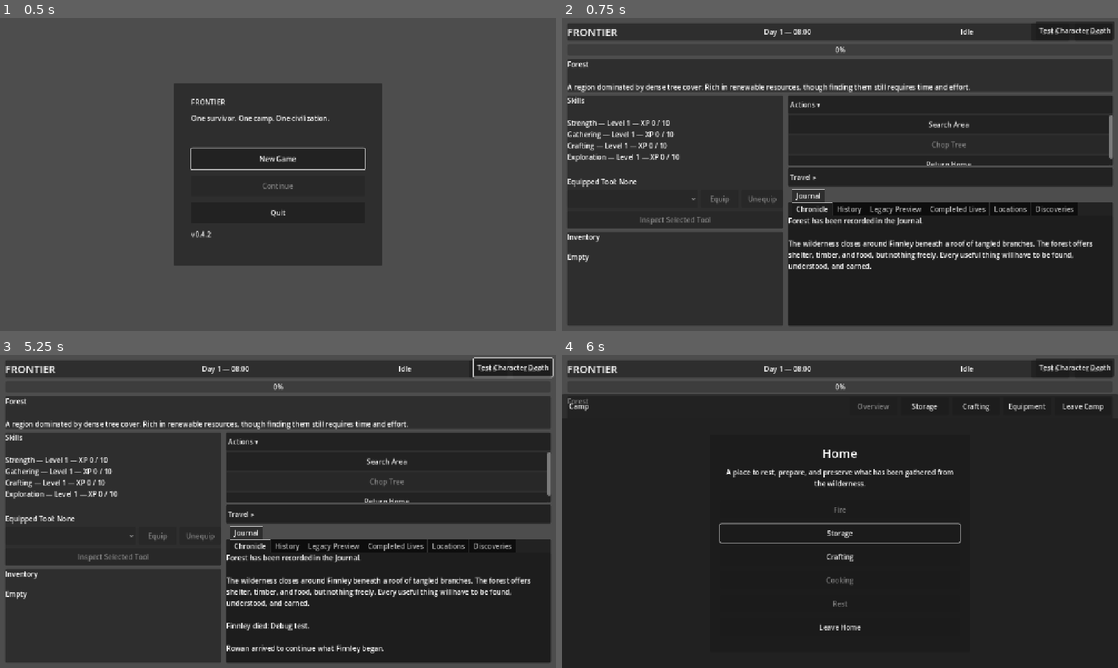
Above: before the commit, frames 1-4 (two rows, left to right).
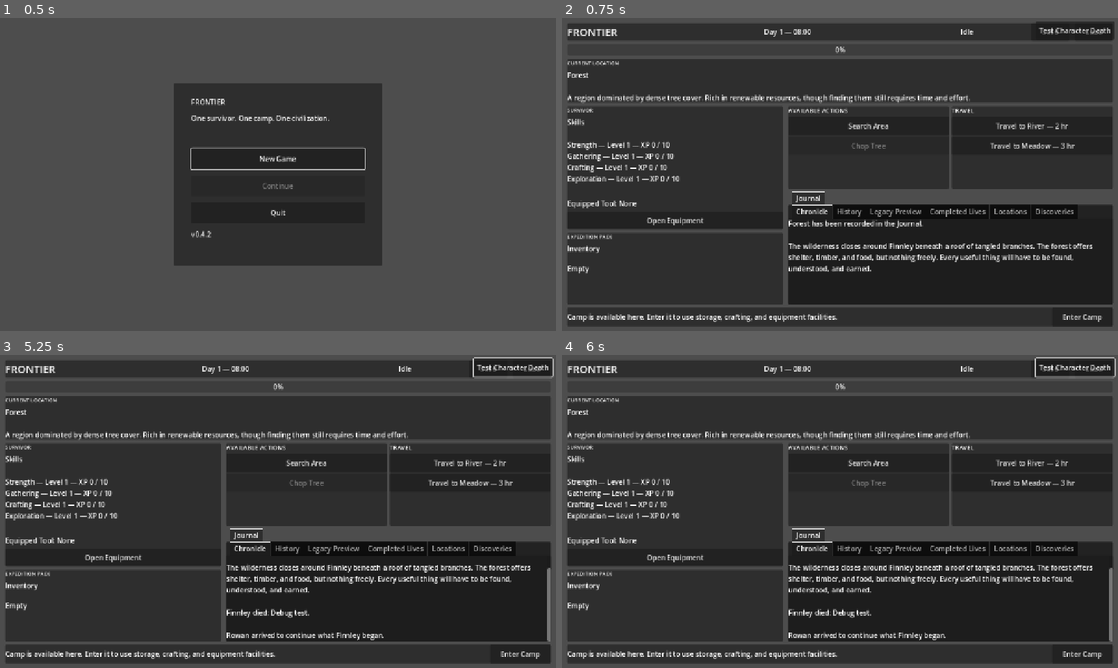
Above: after the commit, the same moments.

Repository: thegrundle-git/frontierthegame
Game: Godot game, scene res://scenes/ui/MainMenu.tscn
Two runs of this game, one before a commit and one after it. Both use one fixed random seed, a clock stepped at 60 frames per second and the inputs below.
Inputs (mouse positions are in pixels of both pictures, inside the frame that each line leads up to):
- Up to frame 1 (0.5 s): no input
- Up to frame 2 (0.75 s): click "New Game" at 0.5 s
- Up to frame 3 (5.25 s): click "Load" at 1.25 s; click (389, 442) at 2 s, where only the run before the commit has a clickable "Actions ▾"; click (111, 558) at 2.75 s, where only the run after the commit has a clickable "Open Equipment"; click (389, 514) at 3.5 s, where only the run before the commit has a clickable "Travel ▸"; click "Choose Successor" at 4.25 s; click "Continue as Rowan" at 5 s
- Up to frame 4 (6 s): click (951, 502) at 5.75 s, where only the run before the commit has a clickable "Return Home"

Frame 1 is identical in both runs. In frame 2, 13% of the frame differs, in the area x 1-99%, y 13-99%; in frame 3, 14%; in frame 4, 18%, in the area x 0-100%, y 0-100%.

Commit message:
v0.5.23-alpha1 - Add exploration interface foundation

Diff:
--- a/scenes/ui/GameUI.tscn
+++ b/scenes/ui/GameUI.tscn
@@ -83,6 +83,11 @@
 layout_mode = 2
 theme_override_constants/separation = 8
 
+[node name="LocationHeading" type="Label" parent="ScreenMargin/MainLayout/LocationPanel/LocationLayout"]
+layout_mode = 2
+theme_override_font_sizes/font_size = 12
+text = "CURRENT LOCATION"
+
 [node name="LocationLabel" type="Label" parent="ScreenMargin/MainLayout/LocationPanel/LocationLayout" unique_id=1013132934]
 unique_name_in_owner = true
 custom_minimum_size = Vector2(400, 0)
@@ -109,6 +114,11 @@
 [node name="SurvivorLayout" type="VBoxContainer" parent="ScreenMargin/MainLayout/MiddleRow/LeftColumn/SurvivorPanel" unique_id=379208463]
 layout_mode = 2
 theme_override_constants/separation = 8
+
+[node name="SurvivorHeading" type="Label" parent="ScreenMargin/MainLayout/MiddleRow/LeftColumn/SurvivorPanel/SurvivorLayout"]
+layout_mode = 2
+theme_override_font_sizes/font_size = 12
+text = "SURVIVOR"
 
 [node name="SkillsLabel" type="Label" parent="ScreenMargin/MainLayout/MiddleRow/LeftColumn/SurvivorPanel/SurvivorLayout" unique_id=512558822]
 unique_name_in_owner = true
@@ -125,36 +135,12 @@
 text = "Equipped Tool:
 None"
 
-[node name="EquipmentControls" type="HBoxContainer" parent="ScreenMargin/MainLayout/MiddleRow/LeftColumn/SurvivorPanel/SurvivorLayout" unique_id=578007027]
-layout_mode = 2
-theme_override_constants/separation = 6
-
-[node name="ToolSelector" type="OptionButton" parent="ScreenMargin/MainLayout/MiddleRow/LeftColumn/SurvivorPanel/SurvivorLayout/EquipmentControls" unique_id=1430706833]
+[node name="OpenEquipmentButton" type="Button" parent="ScreenMargin/MainLayout/MiddleRow/LeftColumn/SurvivorPanel/SurvivorLayout"]
 unique_name_in_owner = true
 custom_minimum_size = Vector2(0, 40)
 layout_mode = 2
-size_flags_horizontal = 3
-tooltip_text = "Choose an accessible tool to equip."
-
-[node name="EquipToolButton" type="Button" parent="ScreenMargin/MainLayout/MiddleRow/LeftColumn/SurvivorPanel/SurvivorLayout/EquipmentControls" unique_id=2056889999]
-unique_name_in_owner = true
-custom_minimum_size = Vector2(88, 40)
-layout_mode = 2
-tooltip_text = "Equip the selected tool."
-text = "Equip"
-
-[node name="UnequipToolButton" type="Button" parent="ScreenMargin/MainLayout/MiddleRow/LeftColumn/SurvivorPanel/SurvivorLayout/EquipmentControls" unique_id=145721423]
-unique_name_in_owner = true
-custom_minimum_size = Vector2(96, 40)
-layout_mode = 2
-tooltip_text = "Return the equipped tool to the pack."
-text = "Unequip"
-
-[node name="InspectToolButton" type="Button" parent="ScreenMargin/MainLayout/MiddleRow/LeftColumn/SurvivorPanel/SurvivorLayout"]
-unique_name_in_owner = true
-custom_minimum_size = Vector2(0, 40)
-layout_mode = 2
-text = "Inspect Selected Tool"
+tooltip_text = "Open the equipment workspace to inspect, equip, and maintain gear."
+text = "Open Equipment"
 
 [node name="InventoryPanel" type="PanelContainer" parent="ScreenMargin/MainLayout/MiddleRow/LeftColumn" unique_id=375295770]
 custom_minimum_size = Vector2(320, 150)
@@ -165,6 +151,11 @@
 layout_mode = 2
 theme_override_constants/separation = 8
 
+[node name="InventoryHeading" type="Label" parent="ScreenMargin/MainLayout/MiddleRow/LeftColumn/InventoryPanel/InventoryLayout"]
+layout_mode = 2
+theme_override_font_sizes/font_size = 12
+text = "EXPEDITION PACK"
+
 [node name="InventoryLabel" type="RichTextLabel" parent="ScreenMargin/MainLayout/MiddleRow/LeftColumn/InventoryPanel/InventoryLayout" unique_id=1901707611]
 unique_name_in_owner = true
 layout_mode = 2
@@ -177,9 +168,9 @@
 size_flags_stretch_ratio = 1.5
 theme_override_constants/separation = 6
 
-[node name="UpperRightRegion" type="VBoxContainer" parent="ScreenMargin/MainLayout/MiddleRow/RightColumn"]
-unique_name_in_owner = true
-custom_minimum_size = Vector2(0, 160)
+[node name="UpperRightRegion" type="HBoxContainer" parent="ScreenMargin/MainLayout/MiddleRow/RightColumn"]
+unique_name_in_owner = true
+custom_minimum_size = Vector2(0, 190)
 layout_mode = 2
 size_flags_vertical = 3
 size_flags_stretch_ratio = 4.0
@@ -188,21 +179,19 @@
 [node name="ActionsPanel" type="PanelContainer" parent="ScreenMargin/MainLayout/MiddleRow/RightColumn/UpperRightRegion" unique_id=1943840883]
 unique_name_in_owner = true
 layout_mode = 2
+size_flags_horizontal = 3
 size_flags_vertical = 3
 
 [node name="ActionsLayout" type="VBoxContainer" parent="ScreenMargin/MainLayout/MiddleRow/RightColumn/UpperRightRegion/ActionsPanel" unique_id=763711668]
 layout_mode = 2
 theme_override_constants/separation = 4
 
-[node name="ActionsToggleButton" type="Button" parent="ScreenMargin/MainLayout/MiddleRow/RightColumn/UpperRightRegion/ActionsPanel/ActionsLayout" unique_id=1942218701]
-unique_name_in_owner = true
-custom_minimum_size = Vector2(0, 42)
-layout_mode = 2
-size_flags_horizontal = 3
-focus_mode = 2
-tooltip_text = "Collapse Actions"
-text = "Actions ▾"
-alignment = 0
+[node name="ActionsHeading" type="Label" parent="ScreenMargin/MainLayout/MiddleRow/RightColumn/UpperRightRegion/ActionsPanel/ActionsLayout" unique_id=1942218701]
+unique_name_in_owner = true
+layout_mode = 2
+size_flags_horizontal = 3
+theme_override_font_sizes/font_size = 14
+text = "AVAILABLE ACTIONS"
 
 [node name="ActionsContentScroll" type="ScrollContainer" parent="ScreenMargin/MainLayout/MiddleRow/RightColumn/UpperRightRegion/ActionsPanel/ActionsLayout"]
 unique_name_in_owner = true
@@ -219,25 +208,22 @@
 [node name="TravelPanel" type="PanelContainer" parent="ScreenMargin/MainLayout/MiddleRow/RightColumn/UpperRightRegion" unique_id=1056504366]
 unique_name_in_owner = true
 layout_mode = 2
-size_flags_vertical = 0
+size_flags_horizontal = 3
+size_flags_vertical = 3
 
 [node name="TravelLayout" type="VBoxContainer" parent="ScreenMargin/MainLayout/MiddleRow/RightColumn/UpperRightRegion/TravelPanel" unique_id=1701085096]
 layout_mode = 2
 theme_override_constants/separation = 4
 
-[node name="TravelToggleButton" type="Button" parent="ScreenMargin/MainLayout/MiddleRow/RightColumn/UpperRightRegion/TravelPanel/TravelLayout" unique_id=1896659793]
-unique_name_in_owner = true
-custom_minimum_size = Vector2(0, 42)
-layout_mode = 2
-size_flags_horizontal = 3
-focus_mode = 2
-tooltip_text = "Expand Travel"
-text = "Travel ▸"
-alignment = 0
+[node name="TravelHeading" type="Label" parent="ScreenMargin/MainLayout/MiddleRow/RightColumn/UpperRightRegion/TravelPanel/TravelLayout" unique_id=1896659793]
+unique_name_in_owner = true
+layout_mode = 2
+size_flags_horizontal = 3
+theme_override_font_sizes/font_size = 14
+text = "TRAVEL"
 
 [node name="TravelContentScroll" type="ScrollContainer" parent="ScreenMargin/MainLayout/MiddleRow/RightColumn/UpperRightRegion/TravelPanel/TravelLayout"]
 unique_name_in_owner = true
-visible = false
 layout_mode = 2
 size_flags_vertical = 3
 horizontal_scroll_mode = 0
@@ -247,6 +233,28 @@
 layout_mode = 2
 size_flags_horizontal = 3
 theme_override_constants/separation = 4
+
+[node name="HomeAccessPanel" type="PanelContainer" parent="ScreenMargin/MainLayout"]
+unique_name_in_owner = true
+visible = false
+layout_mode = 2
+
+[node name="HomeAccessLayout" type="HBoxContainer" parent="ScreenMargin/MainLayout/HomeAccessPanel"]
+layout_mode = 2
+theme_override_constants/separation = 12
+
+[node name="HomeAccessText" type="Label" parent="ScreenMargin/MainLayout/HomeAccessPanel/HomeAccessLayout"]
+layout_mode = 2
+size_flags_horizontal = 3
+text = "Camp is available here. Enter it to use storage, crafting, and equipment facilities."
+autowrap_mode = 3
+
+[node name="EnterCampButton" type="Button" parent="ScreenMargin/MainLayout/HomeAccessPanel/HomeAccessLayout"]
+unique_name_in_owner = true
+custom_minimum_size = Vector2(140, 42)
+layout_mode = 2
+tooltip_text = "Enter the camp workspace."
+text = "Enter Camp"
 
 [node name="DetailTabs" type="TabContainer" parent="ScreenMargin/MainLayout/MiddleRow/RightColumn" unique_id=314125264]
 custom_minimum_size = Vector2(0, 260)
--- a/scripts/ui/GameUI.gd
+++ b/scripts/ui/GameUI.gd
@@ -3,7 +3,6 @@
 
 const INTERACTIVE_CONTROL_MINIMUM_HEIGHT := 42.0
 const EVENT_SEPARATOR := "────────────────────────"
-const ACCORDION_OPEN_MINIMUM_HEIGHT := 160.0
 
 
 
@@ -21,10 +20,7 @@
 @onready var inventory_label: RichTextLabel = %InventoryLabel
 @onready var skills_label: Label = %SkillsLabel
 @onready var tool_label: Label = %ToolLabel
-@onready var tool_selector: OptionButton = %ToolSelector
-@onready var equip_tool_button: Button = %EquipToolButton
-@onready var unequip_tool_button: Button = %UnequipToolButton
-@onready var inspect_tool_button: Button = %InspectToolButton
+@onready var open_equipment_button: Button = %OpenEquipmentButton
 @onready var equipment_ui: EquipmentUI = %EquipmentUI
 @onready var location_label: Label = %LocationLabel
 @onready var locations_log: RichTextLabel = %LocationsLog
@@ -39,13 +35,8 @@
 
 @onready var action_list: VBoxContainer = %ActionList
 @onready var travel_list: VBoxContainer = %TravelList
-@onready var upper_right_region: VBoxContainer = %UpperRightRegion
-@onready var actions_panel: PanelContainer = %ActionsPanel
-@onready var travel_panel: PanelContainer = %TravelPanel
-@onready var actions_content_scroll: ScrollContainer = %ActionsContentScroll
-@onready var travel_content_scroll: ScrollContainer = %TravelContentScroll
-@onready var actions_toggle_button: Button = %ActionsToggleButton
-@onready var travel_toggle_button: Button = %TravelToggleButton
+@onready var home_access_panel: PanelContainer = %HomeAccessPanel
+@onready var enter_camp_button: Button = %EnterCampButton
 
 @onready var event_overlay: CenterContainer = %EventOverlay
 @onready var event_title: Label = %EventTitle
@@ -61,31 +52,12 @@
 
 var world_action_buttons: Dictionary = {}
 var travel_buttons: Dictionary = {}
-var return_home_button: Button
-var actions_expanded: bool = true
-var travel_expanded: bool = false
 
 func _ready() -> void:
 	GameManager.game_ui = self
 
-	actions_toggle_button.pressed.connect(
-		_on_actions_toggle_pressed
-	)
-
-	travel_toggle_button.pressed.connect(
-		_on_travel_toggle_pressed
-	)
-
-	_update_accordion_visual_state()
-
-	equip_tool_button.pressed.connect(
-		_on_equip_tool_pressed
-	)
-
-	unequip_tool_button.pressed.connect(
-		_on_unequip_tool_pressed
-	)
-	inspect_tool_button.pressed.connect(_on_inspect_tool_pressed)
+	open_equipment_button.pressed.connect(_on_open_equipment_pressed)
+	enter_camp_button.pressed.connect(_on_enter_camp_pressed)
 	equipment_ui.equipment_repaired.connect(
 		_on_equipment_repaired
 	)
@@ -233,71 +205,6 @@
 	get_viewport().set_input_as_handled()
 
 
-func _on_actions_toggle_pressed() -> void:
-	actions_expanded = not actions_expanded
-
-	if actions_expanded:
-		travel_expanded = false
-
-	_update_accordion_visual_state()
-
-
-func _on_travel_toggle_pressed() -> void:
-	travel_expanded = not travel_expanded
-
-	if travel_expanded:
-		actions_expanded = false
-
-	_update_accordion_visual_state()
-
-
-func _update_accordion_visual_state() -> void:
-	actions_content_scroll.visible = actions_expanded
-	travel_content_scroll.visible = travel_expanded
-	actions_panel.size_flags_vertical = (
-		Control.SIZE_EXPAND_FILL
-		if actions_expanded
-		else Control.SIZE_SHRINK_BEGIN
-	)
-	travel_panel.size_flags_vertical = (
-		Control.SIZE_EXPAND_FILL
-		if travel_expanded
-		else Control.SIZE_SHRINK_BEGIN
-	)
-
-	actions_toggle_button.text = (
-		"Actions ▾" if actions_expanded else "Actions ▸"
-	)
-	actions_toggle_button.tooltip_text = (
-		"Collapse Actions"
-		if actions_expanded
-		else "Expand Actions"
-	)
-
-	travel_toggle_button.text = (
-		"Travel ▾" if travel_expanded else "Travel ▸"
-	)
-	travel_toggle_button.tooltip_text = (
-		"Collapse Travel"
-		if travel_expanded
-		else "Expand Travel"
-	)
-
-	var has_open_section := (
-		actions_expanded or travel_expanded
-	)
-	upper_right_region.custom_minimum_size.y = (
-		ACCORDION_OPEN_MINIMUM_HEIGHT
-		if has_open_section
-		else 0.0
-	)
-	upper_right_region.size_flags_vertical = (
-		Control.SIZE_EXPAND_FILL
-		if has_open_section
-		else Control.SIZE_SHRINK_BEGIN
-	)
-
-
 func refresh_all() -> void:
 	update_survivor()
 	update_location()
@@ -307,6 +214,7 @@
 		equipment_ui.refresh()
 	update_world_action_buttons()
 	update_travel_buttons()
+	update_home_access()
 	update_locations_journal()
 	update_landmarks_journal()
 	update_history_journal()
@@ -398,40 +306,6 @@
 		action_list.add_child(button)
 		world_action_buttons[action.id] = button
 
-	return_home_button = Button.new()
-	return_home_button.name = "ReturnHomeButton"
-	return_home_button.text = "Return Home"
-	return_home_button.tooltip_text = (
-		"Return to the safety of home."
-	)
-	return_home_button.custom_minimum_size.y = (
-		INTERACTIVE_CONTROL_MINIMUM_HEIGHT
-	)
-	return_home_button.focus_mode = Control.FOCUS_ALL
-
-	return_home_button.pressed.connect(
-		_on_return_home_pressed
-	)
-
-	var civilization: CivilizationData = (
-		GameManager.current_civilization
-	)
-
-	var current_location: LocationData = (
-		GameManager.current_location
-	)
-
-	return_home_button.visible = (
-		civilization != null
-		and current_location != null
-		and current_location.id
-		== civilization.home_location_id
-	)
-
-	action_list.add_child(
-		return_home_button
-	)
-
 
 func build_travel_buttons() -> void:
 	for child: Node in travel_list.get_children():
@@ -512,6 +386,26 @@
 		location.display_name
 		+ "\n\n"
 		+ location.description
+	)
+
+
+func update_home_access() -> void:
+	var civilization: CivilizationData = GameManager.current_civilization
+	var location: LocationData = GameManager.current_location
+	var survivor: Survivor = GameManager.current_survivor
+	var is_at_home := (
+		civilization != null
+		and location != null
+		and location.id == civilization.home_location_id
+	)
+
+	home_access_panel.visible = is_at_home
+	enter_camp_button.disabled = (
+		not is_at_home
+		or survivor == null
+		or not survivor.can_act()
+		or ActionManager.is_busy
+		or WorldEventManager.has_pending_event()
 	)
 
 
@@ -594,14 +488,6 @@
 				+ tool_type
 				+ "."
 			)
-
-		if return_home_button != null:
-			return_home_button.disabled = (
-				not survivor_can_act
-				or
-				ActionManager.is_busy
-				or event_pending
-		)
 
 func update_travel_buttons() -> void:
 	var event_pending: bool = (
@@ -709,8 +595,7 @@
 
 	if survivor == null:
 		tool_label.text = "Equipped Tool: None"
-		_rebuild_tool_selector(null)
-		unequip_tool_button.disabled = true
+		open_equipment_button.disabled = true
 		return
 
 	var tool: ItemData = (
@@ -731,107 +616,20 @@
 			)
 		)
 
-	_rebuild_tool_selector(
-		survivor
-	)
-
-	unequip_tool_button.disabled = (
-		not survivor.can_act()
-		or
-		ActionManager.is_busy
-		or tool == null
-	)
-
-
-func _rebuild_tool_selector(
-	survivor: Survivor
-) -> void:
-	tool_selector.clear()
-
+	open_equipment_button.disabled = false
+
+
+func _on_open_equipment_pressed() -> void:
+	var survivor: Survivor = GameManager.current_survivor
 	if survivor == null:
-		tool_selector.disabled = true
-		equip_tool_button.disabled = true
-		inspect_tool_button.disabled = true
-		return
-
-	var available_tools: Array[ItemInstance] = []
-	var inventories: Array[FrontierInventory] = (
-		GameManager.get_accessible_crafting_inventories()
-	)
-	if survivor.equipped_tool_instance != null:
-		available_tools.append(survivor.equipped_tool_instance)
-
-	for inventory: FrontierInventory in inventories:
-		for instance: ItemInstance in inventory.equipment_instances:
-			if instance == null:
-				continue
-			var item: ItemData = instance.get_item_data()
-			if item != null and "tool" in item.tags:
-				available_tools.append(instance)
-
-	available_tools.sort_custom(
-		func(
-			first: ItemInstance,
-			second: ItemInstance
-		) -> bool:
-			var first_item: ItemData = first.get_item_data()
-			var second_item: ItemData = second.get_item_data()
-			if first_item == null or second_item == null:
-				return first.instance_id < second.instance_id
-			if first_item.display_name == second_item.display_name:
-				return first.instance_id < second.instance_id
-			return first_item.display_name < second_item.display_name
-	)
-
-	for instance: ItemInstance in available_tools:
-		var item: ItemData = instance.get_item_data()
-		if item == null:
-			continue
-		tool_selector.add_item(
-			item.display_name + " [" + instance.instance_id + "]"
-		)
-
-		var index := (
-			tool_selector.item_count - 1
-		)
-
-		tool_selector.set_item_metadata(
-			index,
-			instance.instance_id
-		)
-
-	var has_available_tool := (
-		tool_selector.item_count > 0
-	)
-
-	tool_selector.disabled = (
-		not survivor.can_act()
-		or
-		ActionManager.is_busy
-		or not has_available_tool
-	)
-
-	equip_tool_button.disabled = (
-		not survivor.can_act()
-		or
-		ActionManager.is_busy
-		or not has_available_tool
-	)
-	inspect_tool_button.disabled = not has_available_tool
-
-
-func _on_inspect_tool_pressed() -> void:
-	var survivor: Survivor = GameManager.current_survivor
-	if survivor == null or tool_selector.selected < 0:
-		return
-	var instance_id: String = str(
-		tool_selector.get_item_metadata(tool_selector.selected)
-	)
-	var instance: ItemInstance = (
-		survivor.get_accessible_equipment_instance(instance_id)
-	)
-	if instance != null:
-		_open_equipment_workspace(instance.instance_id)
+		return
+
+	var preferred_instance_id := ""
+	var equipped_instance: ItemInstance = survivor.get_equipped_tool_instance()
+	if equipped_instance != null:
+		preferred_instance_id = equipped_instance.instance_id
+
+	_open_equipment_workspace(preferred_instance_id)
 
 
 func _on_equipment_repaired(_instance: ItemInstance) -> void:
@@ -889,64 +687,6 @@
 	equipment_ui.refresh()
 
 
-func _on_equip_tool_pressed() -> void:
-	var survivor: Survivor = (
-		GameManager.current_survivor
-	)
-
-	if (
-		survivor == null
-		or tool_selector.selected < 0
-	):
-		return
-
-	var instance_id := str(
-		tool_selector.get_item_metadata(
-			tool_selector.selected
-		)
-	)
-
-	if not survivor.equip_tool(instance_id):
-		return
-
-	var tool: ItemData = survivor.get_equipped_tool()
-
-	if tool != null:
-		add_event(
-			survivor.data.display_name
-			+ " equipped "
-			+ tool.display_name
-			+ "."
-		)
-
-	refresh_all()
-
-
-func _on_unequip_tool_pressed() -> void:
-	var survivor: Survivor = (
-		GameManager.current_survivor
-	)
-
-	if survivor == null:
-		return
-
-	var tool: ItemData = (
-		survivor.get_equipped_tool()
-	)
-
-	if tool == null:
-		return
-
-	survivor.unequip_tool()
-
-	add_event(
-		survivor.data.display_name
-		+ " unequipped "
-		+ tool.display_name
-		+ "."
-	)
-
-	refresh_all()
 func _update_time() -> void:
 	time_label.text = TimeManager.get_time_text()
 
@@ -1529,7 +1269,7 @@
 	rebuild_location_controls()
 	refresh_all()
 
-func _on_return_home_pressed() -> void:
+func _on_enter_camp_pressed() -> void:
 	if not GameManager.enter_home():
 		return
 
Not shown, changed: docs/ARCHITECTURE.md
Not shown, changed: docs/CHANGELOG.md
Not shown, changed: docs/DESIGN_PHILOSOPHY.md
Not shown, changed: docs/PROJECT_SNAPSHOT.md
Not shown, changed: docs/TODO.md
